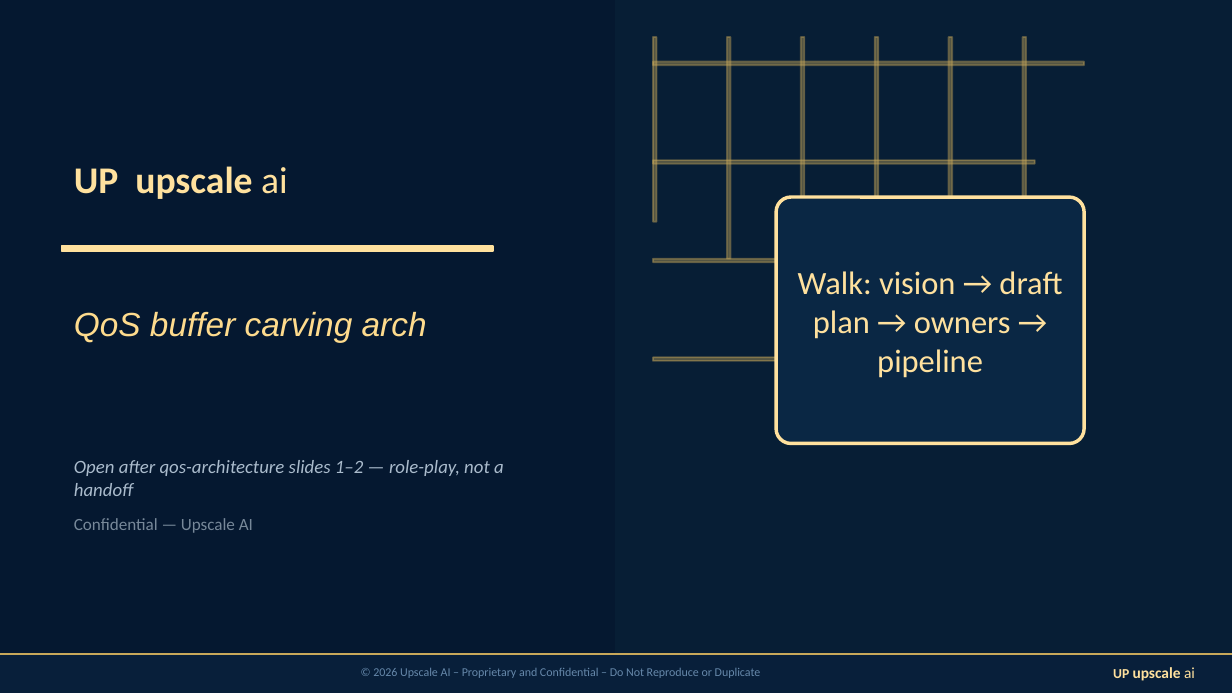
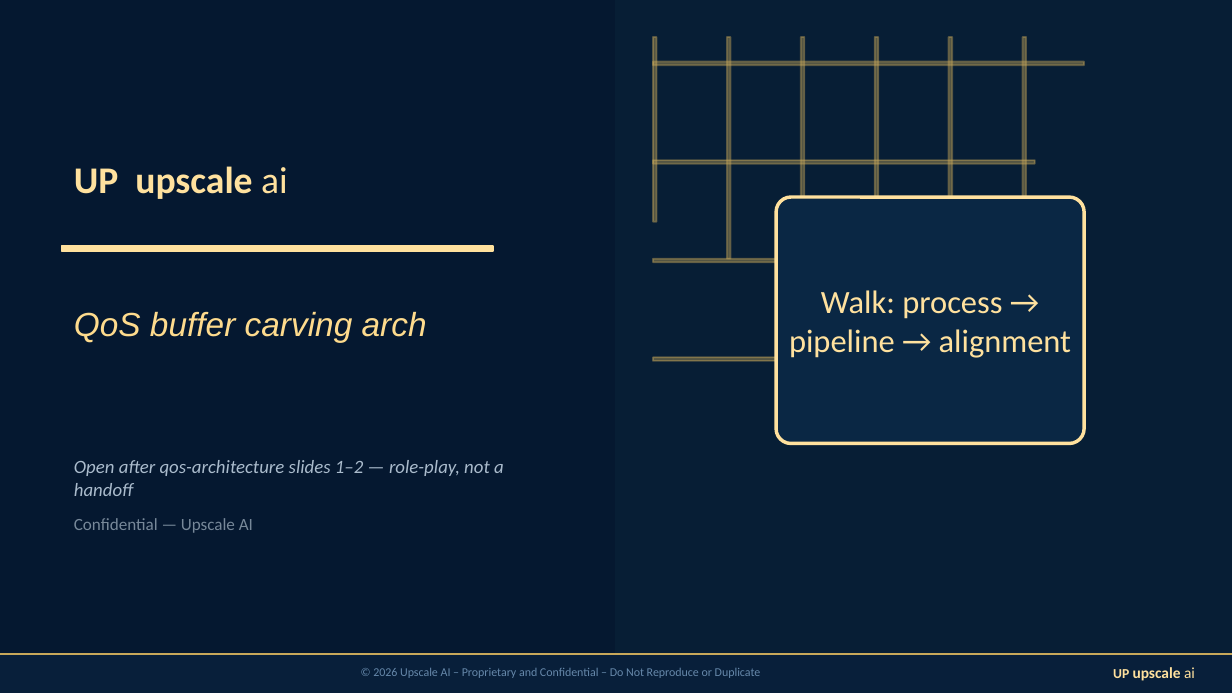
Before and after one commit to upscale-ai-network/agent-template, a slide deck: slide 1 of dt122/bugatti-qos-ccc.pptx. Drawn at 1232x693 pixels with LibreOffice and Linux fonts; fonts in the diff are those of the drawing. Boxes give left, top, right and bottom in pixels: in the first picture for what was removed or moved away, otherwise in the second. Text is boxed around its words. In the diff, an @@ line names an element or a change of style, - is before the commit and + after.

```diff
--- a/dt122/bugatti-qos-ccc.pptx
+++ b/dt122/bugatti-qos-ccc.pptx
@@ text at (x1=789, y1=290, x2=1071, y2=358): text changed @@
-Walk: vision → draft plan → owners → pipeline
+Walk: process → pipeline → alignment
```
Also in this commit, not shown: 7 other slides changed, 3 slides removed, 26 other files.
